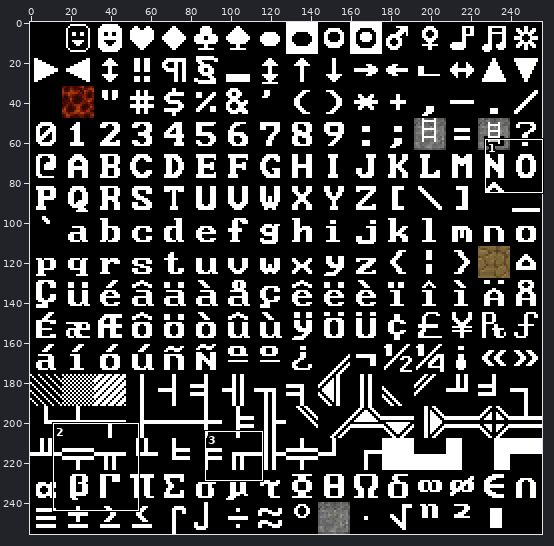
File history of a sprite sheet, resources/font.png. The first picture is a wide view before the edit; the outline marks the close-up.
Close-up. Before the edit:
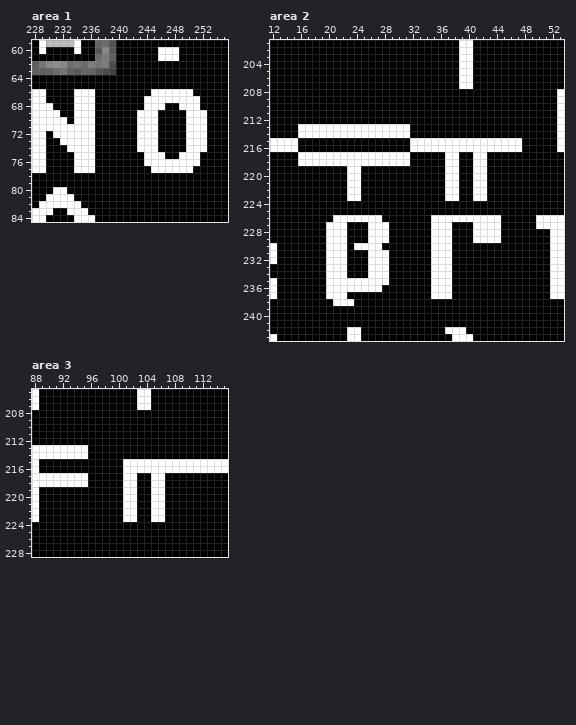
The file is 256x256 pixels. Colours within 5 levels of each other are drawn and written as one. Shown: area 1: x 228..255, y 59..84; area 2: x 12..53, y 201..243; area 3: x 88..115, y 205..228. The commit also changed other parts of the picture, which this record leaves out.
The result:
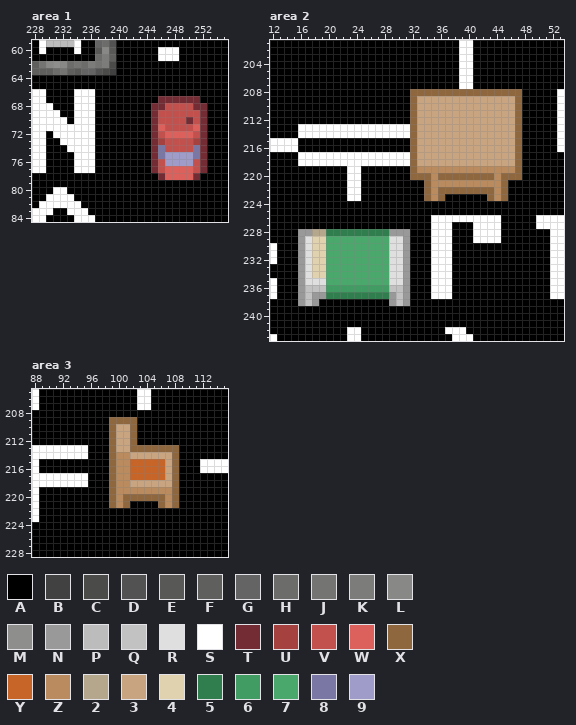
Palette (. is transparent): A #000000  B #414141  C #4b4b49  D #525252  E #585856  F #5f5f5d  G #646464  H #6c6c6a  J #747472  K #7c7c7a  L #888886  M #8e8e8c  N #999999  P #bcbcbc  Q #c2c2c2  R #dfdfdf  S #ffffff  T #742c34  U #a54240  V #c2504d  W #dc615d  X #8f673f  Y #c66527  Z #b98b5e  2 #b4a78c  3 #c8a480  4 #e0d1af  5 #307e4d  6 #409c62  7 #4ba86d  8 #7a77a4  9 #a09cca
The exact change:
Changed rows in their new state; - is an unchanged pixel.
Area 1:
first column x 243:
66 --AAAAAA--
67 -AATTTTTT-
68 -ATTVVVVTT
69 AATVVVVVVT
70 AATVVVVTVT
71 AATWVVVVWT
72 AATVWWWWVT
73 AATUVVVVUT
74 AAT8VVVV8T
75 -AT899998T
76 -ATV9999VT
77 --TVWWWWVT
78 ---TWWWWT-
Area 2:
first column x 16:
208 ----------------XXXXXXXXXXXXXXXX
209 ----------------X33333333333333X
210 ----------------X33333333333333X
211 ----------------X33333333333333X
212 ----------------X33333333333333X
213 ----------------X33333333333333X
214 ----------------X33333333333333X
215 ----------------X33333333333333X
216 ----------------X33333333333333X
217 ----------------X33333333333333X
218 ----------------X33333333333333X
219 ----------------XZZZZZZZZZZZZZZX
220 ----------------XXXZXXXXXXXXZXXX
221 ------------------XZZZZZZZZZZX--
222 ------------------XZXXXXXXXXZX--
223 ------------------XZXAA--AAXZX--
226 -----AAAAAAA--------------------
227 ----AAA---AAA-------------------
228 NN22555555555NNN----------------
229 NR44777777777RRN----------------
230 NR44777777777RRN----------------
231 NR44777777777RRN----------------
232 NR44777777777RRN----------------
233 NR44777777777RRN----------------
234 NR44777777777RRN----------------
235 NRRR777777777RRN----------------
236 NQQQ666666666QQN----------------
237 NQNN555555555NQN----------------
238 NQN--AAA-----NQN----------------
Area 3:
first column x 99:
209 XXXX---------
210 X33X---------
211 X33X---------
212 X33X---------
213 X33XXXXXXX---
214 XZZ333333X---
215 XZZYYYYY3XAAA
216 XZZYYYYY3XAAA
217 XZZYYYYY3X---
218 XZZ333333X---
219 XZZZZZZZZX---
220 XZXXXXXXZX---
221 XZXA--AXZX---
222 --AA--AA-----
223 --AA--AA-----
Boxes around the changes in both close-ups, in picture pixels (x1, y1, x2, y2):
changed: (137, 89, 207, 180)
changed: (410, 89, 522, 201)
changed: (298, 215, 410, 306)
changed: (109, 417, 200, 522)
